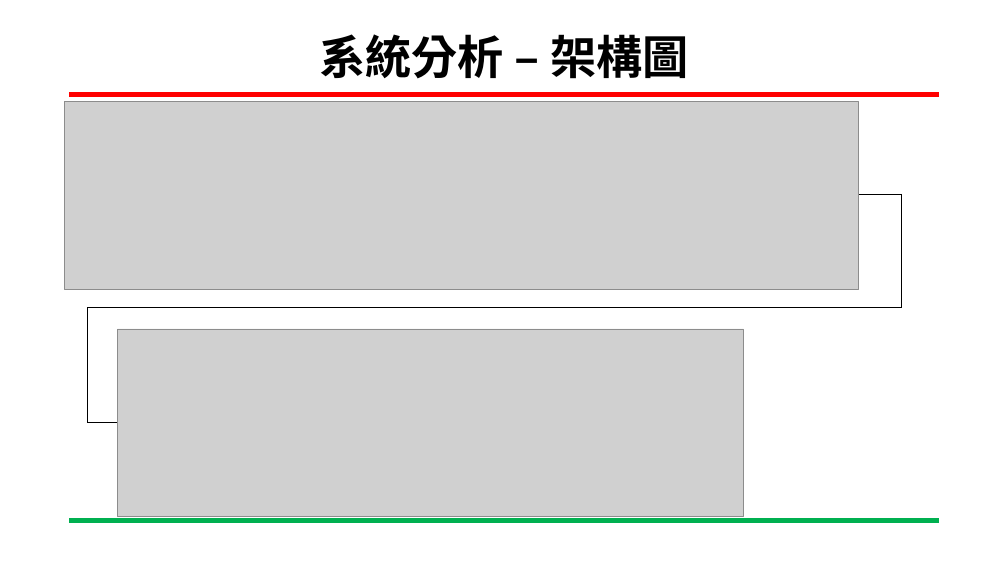
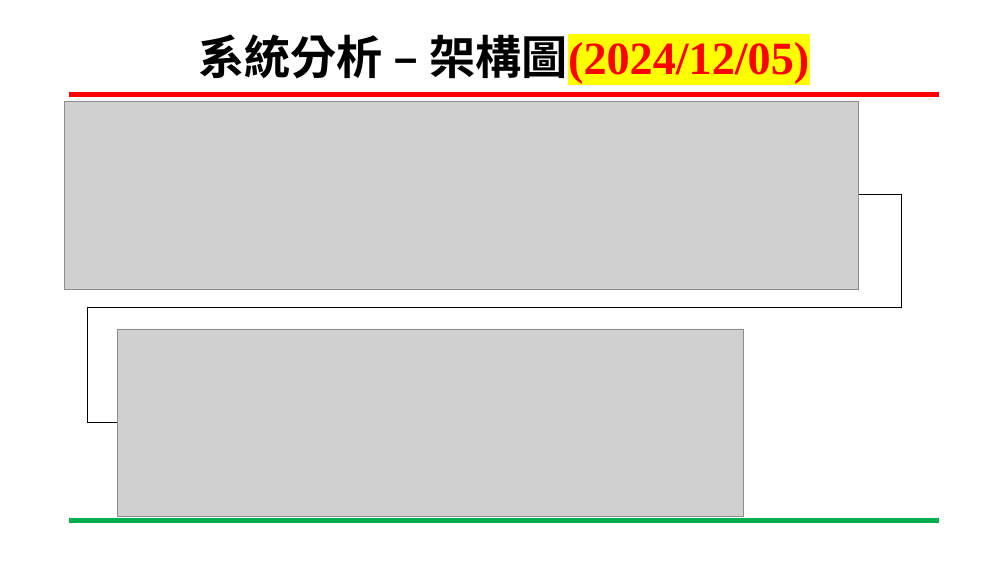
Before and after one commit to xup6tp6u4/pedestrian-detection, a slide deck: slide 5 of 嵌入式影像處理1212進度報告.pptx. Drawn at 1008x567 pixels with LibreOffice and Linux fonts; fonts in the diff are those of the drawing; grey boxes stand for pictures; background and template pictures are left out. Boxes give left, top, right and bottom in pixels: in the first picture for what was removed or moved away, otherwise in the second. Text is boxed around its words. In the diff, an @@ line names an element or a change of style, - is before the commit and + after.

```diff
--- a/嵌入式影像處理1212進度報告.pptx
+++ b/嵌入式影像處理1212進度報告.pptx
@@ title at (x1=198, y1=27, x2=809, y2=86): text changed; text colour #000000 to #FF0000 @@
-系統分析 – 架構圖
+系統分析 – 架構圖(2024/12/05)
```
Also in this commit, not shown: 3 other slides changed.
